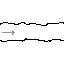
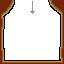
The second 64 × 64 image is a revision of the first. Changes to its layers:
showed "Down" over (30, 1, 35, 14)
hid "Right" over (2, 30, 15, 35)
showed "Capa 2", painted on it over (0, 0, 64, 64)
hid "LR" over (0, 22, 64, 42)
showed "Capa 3" over (0, 0, 64, 64)
